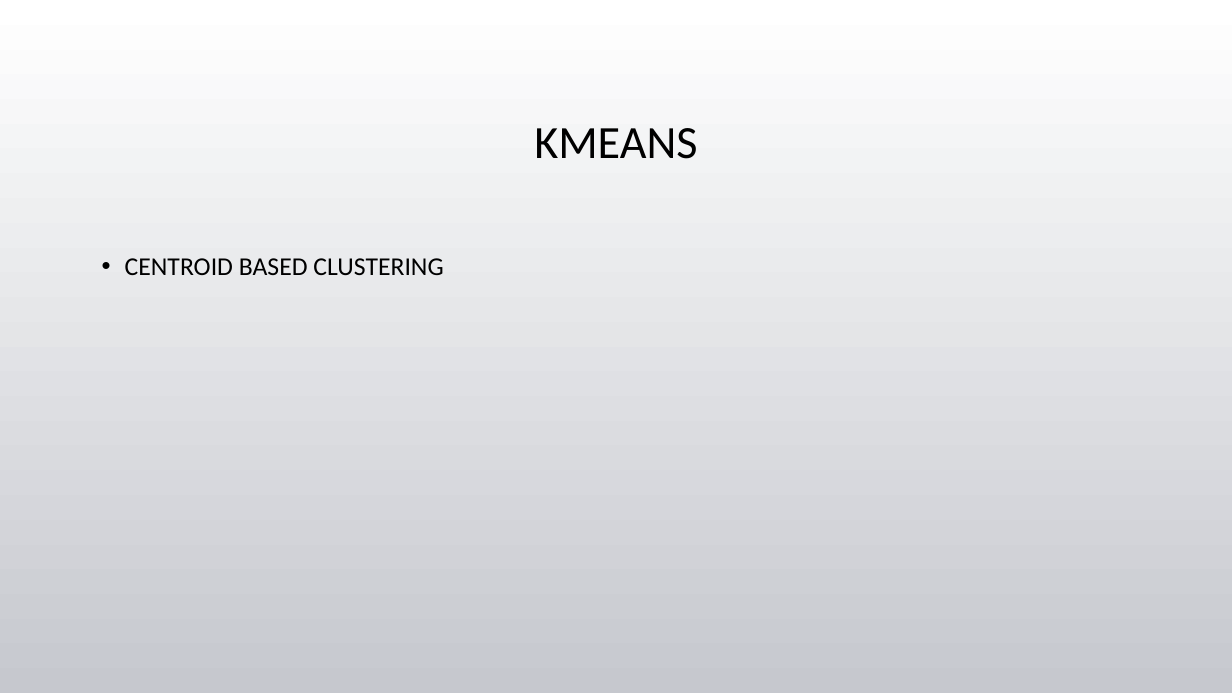
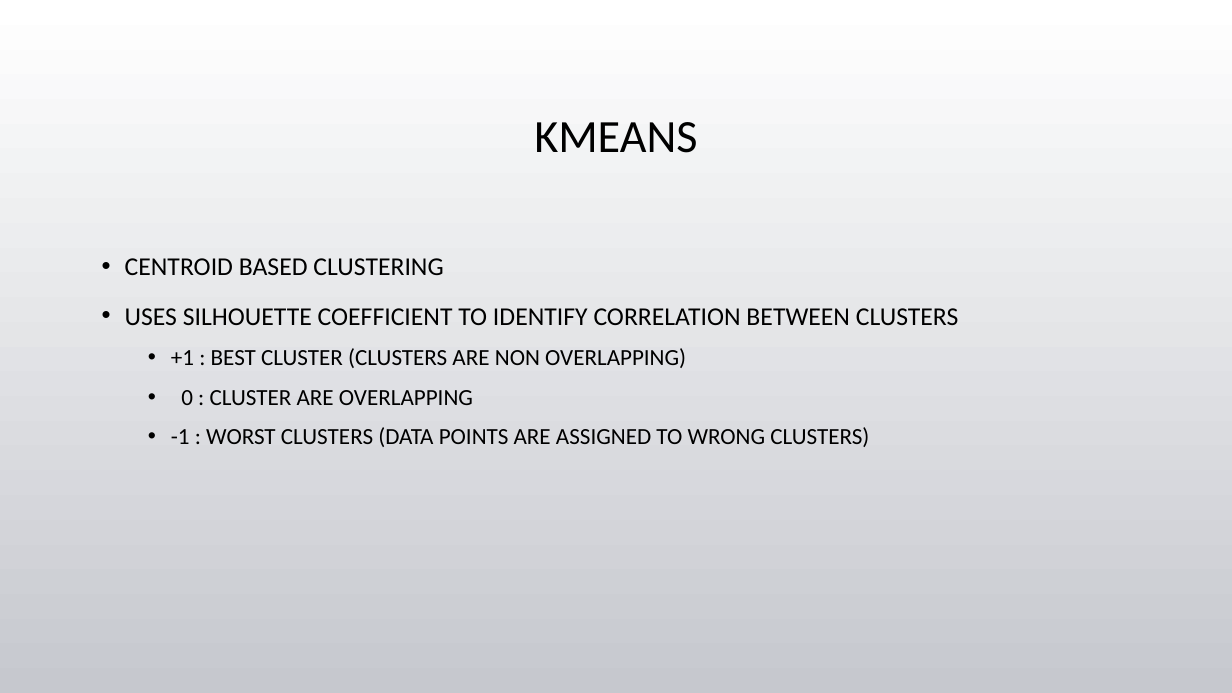
Before and after one commit to tgore03/CategorizeYoutubeVideos, a slide deck: slide 5 of Categorizing YouTube Videos.pptx. Drawn at 1232x693 pixels with LibreOffice and Linux fonts; fonts in the diff are those of the drawing; background and template pictures are left out. Boxes give left, top, right and bottom in pixels: in the first picture for what was removed or moved away, otherwise in the second. Text is boxed around its words. In the diff, an @@ line names an element or a change of style, - is before the commit and + after.

```diff
--- a/Categorizing YouTube Videos.pptx
+++ b/Categorizing YouTube Videos.pptx
@@ title "KMEANS" moved from (x1=534, y1=128, x2=697, y2=159) to (x1=534, y1=122, x2=697, y2=153) @@
@@ text at (x1=125, y1=308, x2=959, y2=447): paragraphs added @@
+• USES SILHOUETTE COEFFICIENT TO IDENTIFY CORRELATION BETWEEN CLUSTERS
+  • +1 : BEST CLUSTER (CLUSTERS ARE NON OVERLAPPING)
+  • 0 : CLUSTER ARE OVERLAPPING
+  • -1 : WORST CLUSTERS (DATA POINTS ARE ASSIGNED TO WRONG CLUSTERS)
```
Also in this commit, not shown: 1 other slide changed, 3 slides added, 3 slides removed, 3 other files.
